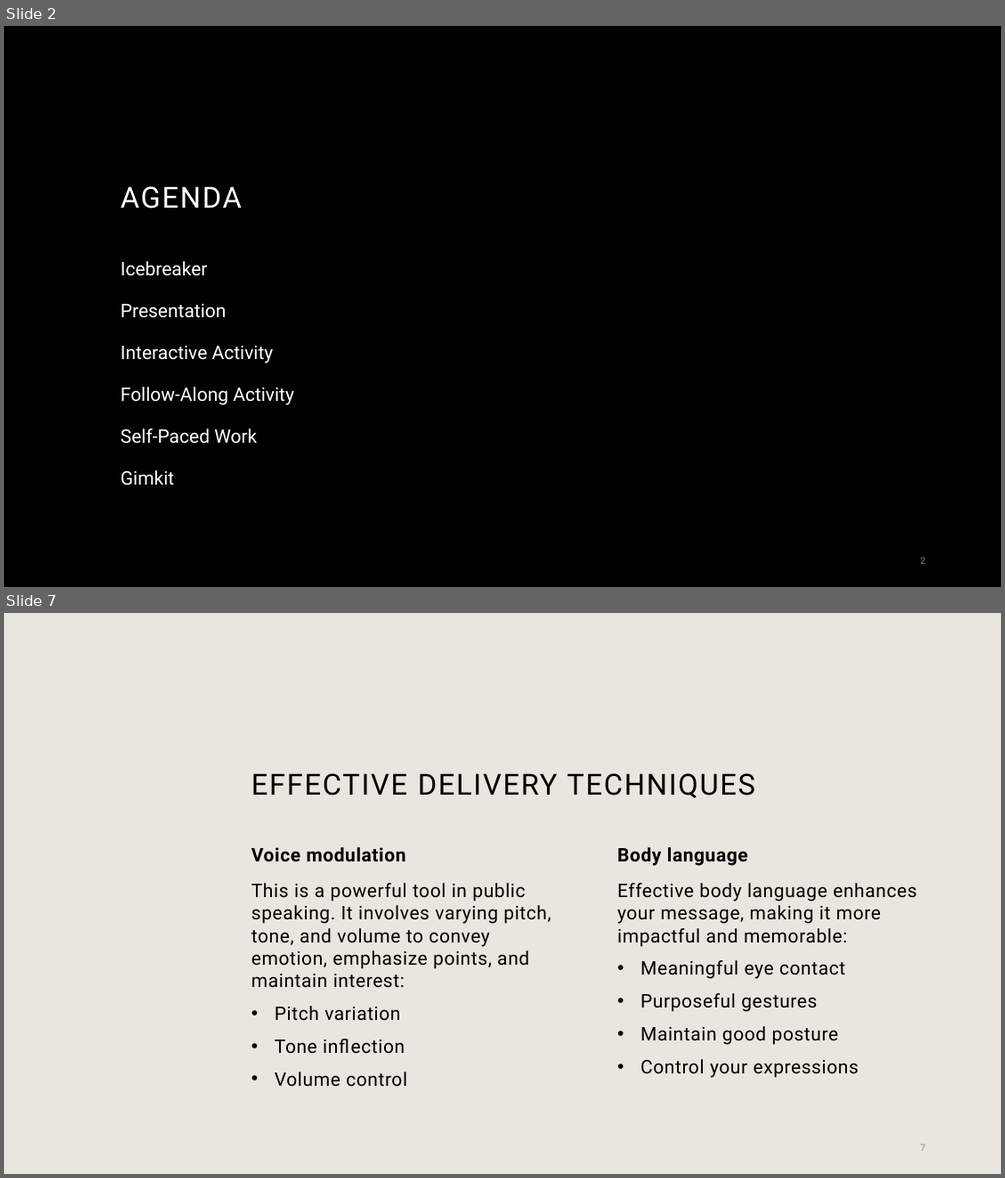
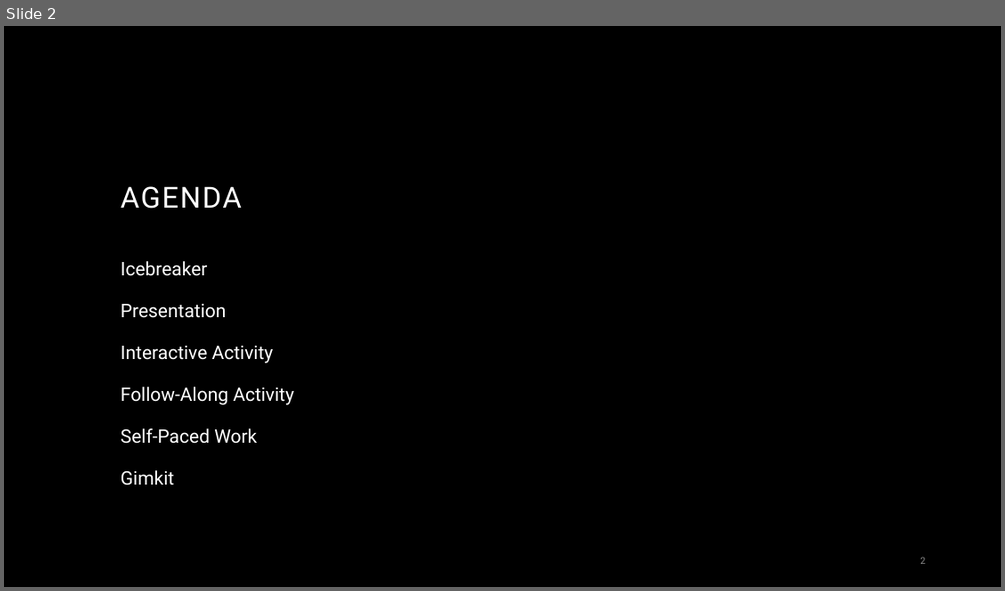
Before and after one commit to hytechcamps/databases, a slide deck: Databases.pptx. Shown one above the other, each under a label of ours: slides 2 and 7 before the commit, slide 2 after it; the slides between them are not shown. The pictures are 1005x1178 and 1005x591 pixels, drawn with LibreOffice and Linux fonts; fonts in the diff are those of the drawing; background and template pictures are left out. Boxes give left, top, right and bottom in pixels: in the first picture for what was removed or moved away, otherwise in the second. Text is boxed around its words. In the diff, an @@ line names an element or a change of style, - is before the commit and + after.

```diff
--- a/Databases.pptx
+++ b/Databases.pptx
@@ slide 7 removed at box(4, 613, 1001, 1174), background #E9E6DF @@
@@ title removed at box(251, 773, 755, 798) @@
-EFFECTIVE DELIVERY TECHNIQUES
@@ text removed at box(251, 847, 406, 862) @@
-Voice modulation
@@ text removed at box(617, 847, 748, 866) @@
-Body language
@@ text removed at box(251, 883, 550, 1086) @@
-This is a powerful tool in public speaking. It involves varying pitch, tone, and volume to convey emotion, emphasize points, and maintain interest:
-  • Pitch variation
-  • Tone inflection
-  • Volume control
@@ text removed at box(617, 883, 916, 1078) @@
-Effective body language enhances your message, making it more impactful and memorable:
-  • Meaningful eye contact
-  • Purposeful gestures
-  • Maintain good posture
-  • Control your expressions
@@ page number removed at box(920, 1143, 925, 1151) @@
-7
```
Also in this commit, not shown: 2 slides changed, 10 slides added, 8 other slides removed, 33 other files.
